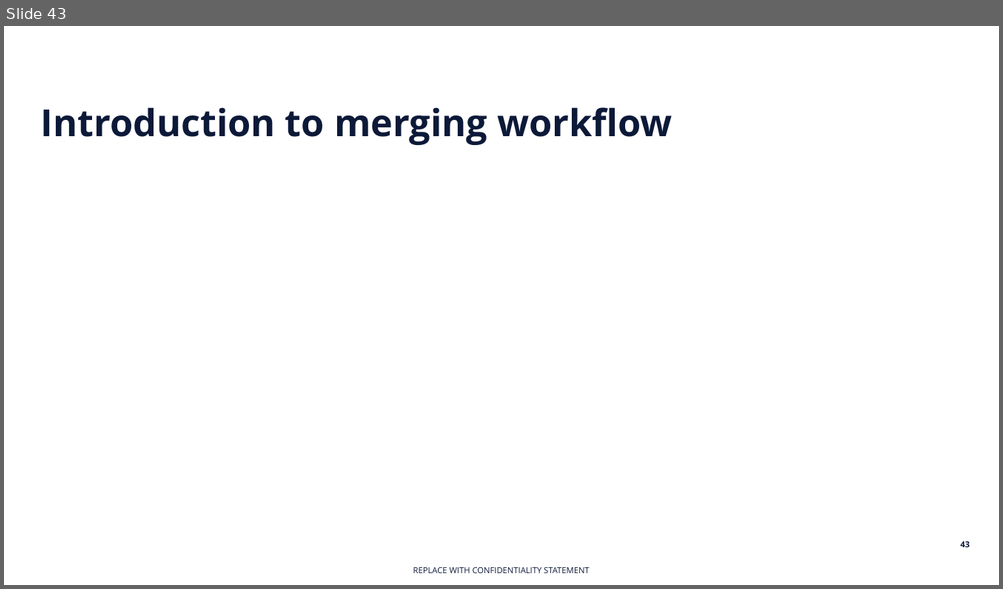
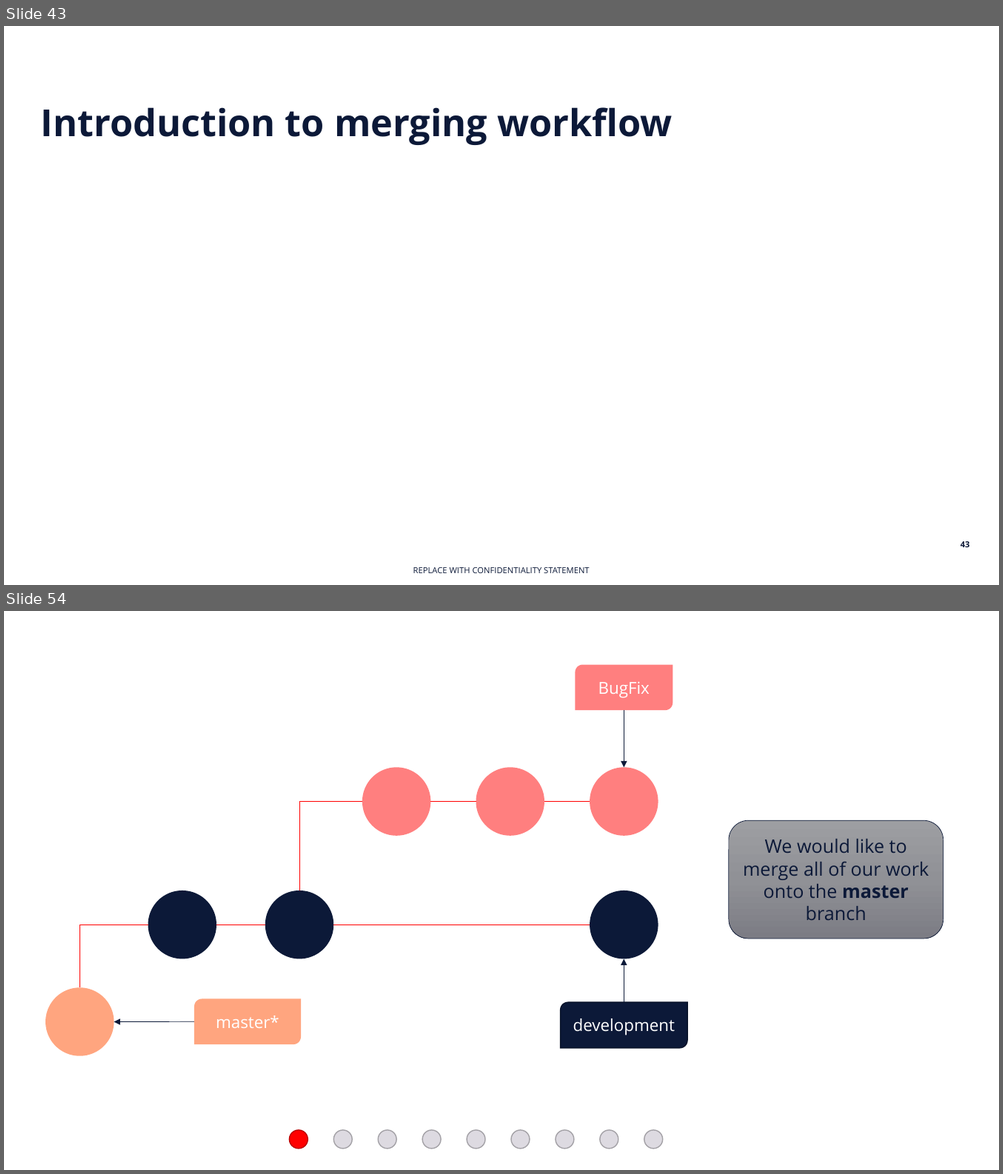
Before and after one commit to e815135/Shiny-App-Project, a slide deck: making basic workflow diagram.pptx. Shown one above the other, each under a label of ours: slide 43 before the commit, slides 43 and 54 after it; the slides between them are not shown. The pictures are 1003x589 and 1003x1174 pixels, drawn with LibreOffice and Linux fonts; fonts in the diff are those of the drawing. Boxes give left, top, right and bottom in pixels: in the first picture for what was removed or moved away, otherwise in the second. Text is boxed around its words. In the diff, an @@ line names an element or a change of style, - is before the commit and + after.

```diff
--- a/making basic workflow diagram.pptx
+++ b/making basic workflow diagram.pptx
@@ slide 54 added at (x1=4, y1=611, x2=999, y2=1170), background #FFFFFF @@
@@ round diag rect added at (x1=575, y1=665, x2=672, y2=710), fill #FF0000 at 50% opacity, 16 pt, text #FFFFFF @@
+BugFix
@@ arrow added from (624, 710) to (624, 768), #0C1938 0.5 pt @@
@@ ellipse added at (x1=362, y1=768, x2=431, y2=836), fill #FF0000 at 50% opacity @@
@@ ellipse added at (x1=475, y1=768, x2=544, y2=836), fill #FF0000 at 50% opacity @@
@@ ellipse added at (x1=589, y1=768, x2=658, y2=836), fill #FF0000 at 50% opacity @@
@@ elbow line added from (299, 891) to (362, 802), #FF0000 0.5 pt @@
@@ line added from (431, 802) to (475, 802), #FF0000 0.5 pt @@
@@ line added from (544, 802) to (589, 802), #FF0000 0.5 pt @@
@@ rounded rectangle added at (x1=728, y1=820, x2=943, y2=939), fill gradient #9E9EA3 to #909196 to #7C7D84, outline #0C1938 0.5 pt, 18 pt, text #0C1938 @@
+We would like to merge all of our work onto the master branch
@@ ellipse added at (x1=148, y1=891, x2=216, y2=960), fill #0C1938 @@
@@ ellipse added at (x1=265, y1=891, x2=334, y2=960), fill #0C1938 @@
@@ ellipse added at (x1=589, y1=891, x2=658, y2=960), fill #0C1938 @@
@@ elbow line added from (80, 988) to (148, 925), #FF0000 0.5 pt @@
@@ line added from (216, 925) to (265, 925), #FF0000 0.5 pt @@
@@ line added from (334, 925) to (589, 925), #FF0000 0.5 pt @@
@@ arrow added from (624, 1002) to (624, 960), #0C1938 0.5 pt @@
@@ ellipse added at (x1=45, y1=988, x2=114, y2=1056), fill #FF4D00 at 50% opacity @@
@@ round diag rect added at (x1=194, y1=999, x2=301, y2=1045), fill #FF4D00 at 50% opacity, 16 pt, text #FFFFFF @@
+master*
@@ round diag rect added at (x1=560, y1=1002, x2=688, y2=1048), fill #0C1938, outline #091229 1 pt, 16 pt, text #FFFFFF @@
+development
@@ arrow added from (194, 1022) to (114, 1022), #0C1938 0.5 pt @@
@@ ellipse added at (x1=289, y1=1130, x2=307, y2=1149), fill #FF0000, outline #BD0000 1 pt @@
@@ ellipse added at (x1=334, y1=1130, x2=353, y2=1149), fill #DDDAE1, outline #A3A1A6 1 pt @@
@@ ellipse added at (x1=378, y1=1130, x2=396, y2=1149), fill #DDDAE1, outline #A3A1A6 1 pt @@
@@ ellipse added at (x1=423, y1=1130, x2=441, y2=1149), fill #DDDAE1, outline #A3A1A6 1 pt @@
@@ ellipse added at (x1=466, y1=1130, x2=485, y2=1149), fill #DDDAE1, outline #A3A1A6 1 pt @@
@@ ellipse added at (x1=512, y1=1130, x2=530, y2=1149), fill #DDDAE1, outline #A3A1A6 1 pt @@
@@ ellipse added at (x1=555, y1=1130, x2=574, y2=1149), fill #DDDAE1, outline #A3A1A6 1 pt @@
@@ ellipse added at (x1=600, y1=1130, x2=618, y2=1149), fill #DDDAE1, outline #A3A1A6 1 pt @@
@@ ellipse added at (x1=644, y1=1130, x2=663, y2=1149), fill #DDDAE1, outline #A3A1A6 1 pt @@
```
Also in this commit, not shown: 9 slides changed, 9 other slides added, 20 other files.
